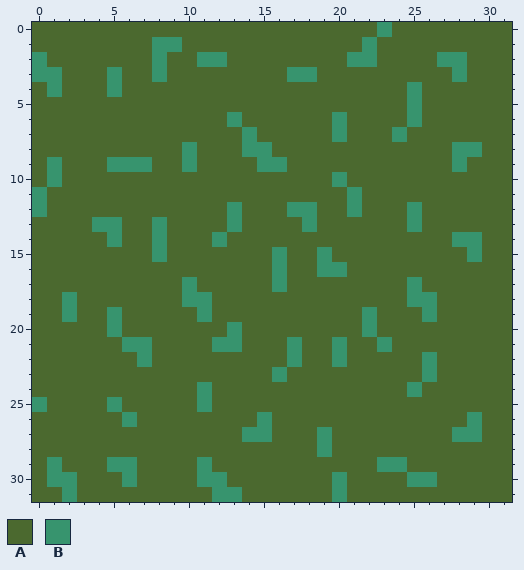
File history of a pixel-art sprite, assets/sprites/carp/iceTile.png. Above, as it was before the edit.
The file is 32x32 pixels.
Palette (. is transparent): A #4b692f  B #37946e
Pixels before, first column x 0:
 0 AAAAAAAAAAAAAAAAAAAAAAABAAAAAAAA
 1 AAAAAAAABBAAAAAAAAAAAABAAAAAAAAA
 2 BAAAAAAABAABBAAAAAAAABBAAAABBAAA
 3 BBAAABAABAAAAAAAABBAAAAAAAAABAAA
 4 ABAAABAAAAAAAAAAAAAAAAAAABAAAAAA
 5 AAAAAAAAAAAAAAAAAAAAAAAAABAAAAAA
 6 AAAAAAAAAAAAABAAAAAABAAAABAAAAAA
 7 AAAAAAAAAAAAAABAAAAABAAABAAAAAAA
 8 AAAAAAAAAABAAABBAAAAAAAAAAAABBAA
 9 ABAAABBBAABAAAABBAAAAAAAAAAABAAA
10 ABAAAAAAAAAAAAAAAAAABAAAAAAAAAAA
11 BAAAAAAAAAAAAAAAAAAAABAAAAAAAAAA
12 BAAAAAAAAAAAABAAABBAABAAABAAAAAA
13 AAAABBAABAAAABAAAABAAAAAABAAAAAA
14 AAAAABAABAAABAAAAAAAAAAAAAAABBAA
15 AAAAAAAABAAAAAAABAABAAAAAAAAABAA
16 AAAAAAAAAAAAAAAABAABBAAAAAAAAAAA
17 AAAAAAAAAABAAAAABAAAAAAAABAAAAAA
18 AABAAAAAAABBAAAAAAAAAAAAABBAAAAA
19 AABAABAAAAABAAAAAAAAAABAAABAAAAA
20 AAAAABAAAAAAABAAAAAAAABAAAAAAAAA
21 AAAAAABBAAAABBAAABAABAABAAAAAAAA
22 AAAAAAABAAAAAAAAABAABAAAAABAAAAA
23 AAAAAAAAAAAAAAAABAAAAAAAAABAAAAA
24 AAAAAAAAAAABAAAAAAAAAAAAABAAAAAA
25 BAAAABAAAAABAAAAAAAAAAAAAAAAAAAA
26 AAAAAABAAAAAAAABAAAAAAAAAAAAABAA
27 AAAAAAAAAAAAAABBAAABAAAAAAAABBAA
28 AAAAAAAAAAAAAAAAAAABAAAAAAAAAAAA
29 ABAAABBAAAABAAAAAAAAAAABBAAAAAAA
30 ABBAAABAAAABBAAAAAAABAAAABBAAAAA
31 AABAAAAAAAAABBAAAAAABAAAAAAAAAAA
After the commit:
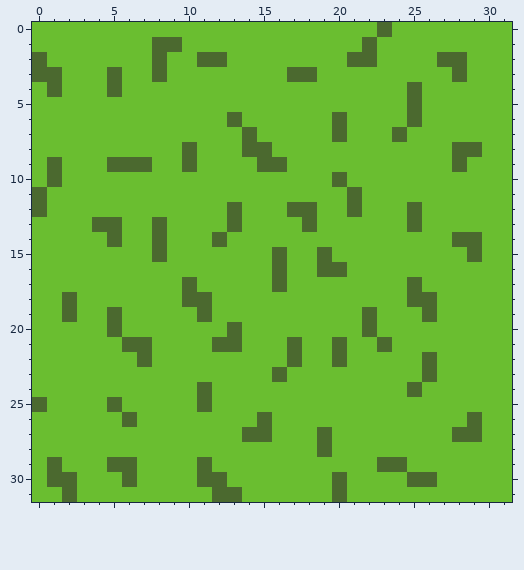
The edit:
Colour A changes from #4b692f to #6abe30.
Colour B changes from #37946e to #4b692f.
